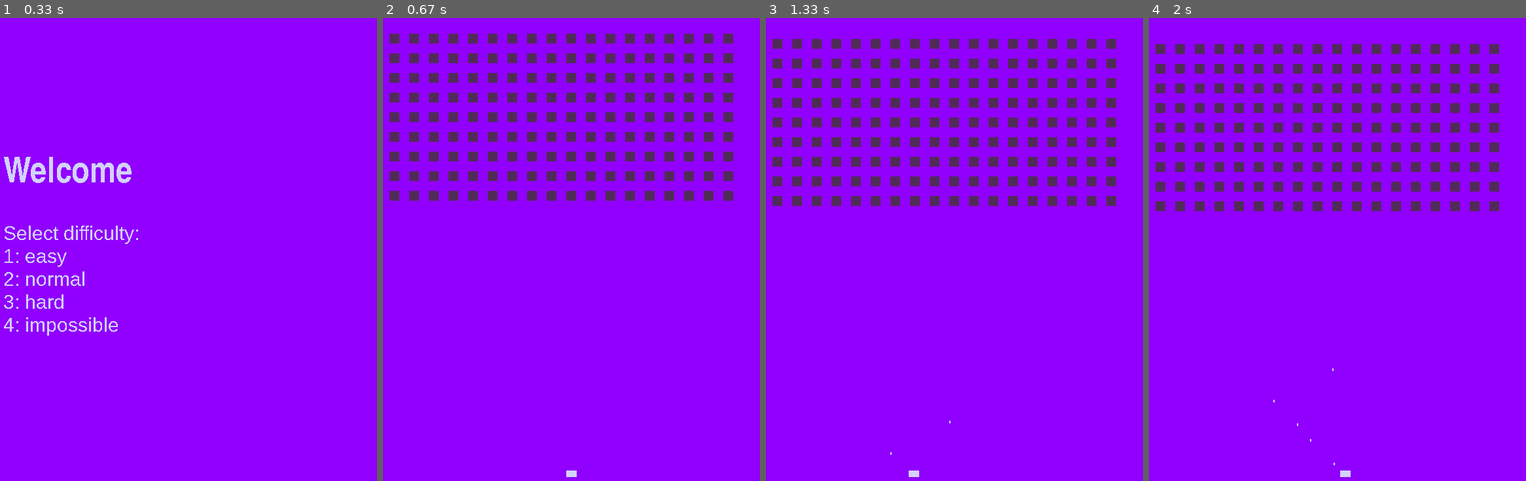
Above: before the commit, frames 1-4 (left to right).
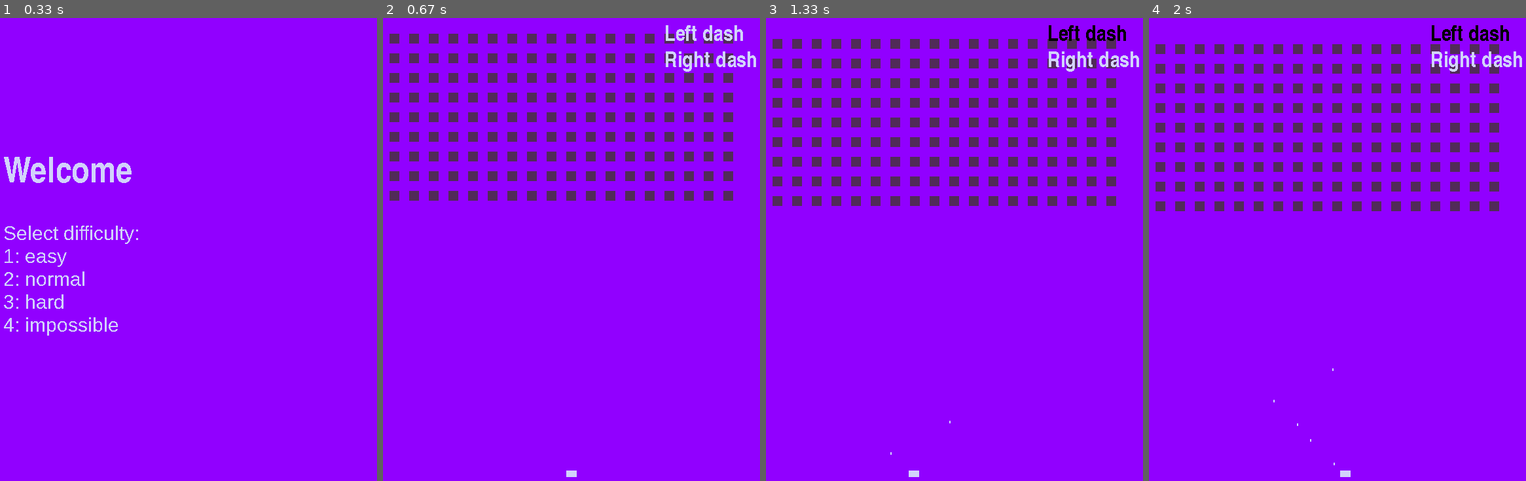
Above: after the commit, the same moments.

Repository: Denporty/PyGame_A4
Game: pygame game, started from SpaceInvaders/game.py
Same seed, same stepped clock (60 frames per second), same inputs: the game is played once before the commit and once after it.
Inputs:
- Up to frame 1 (0.33 s): no input
- Up to frame 2 (0.67 s): tap 4 at 0.33 s
- Up to frame 3 (1.33 s): tap Space at 0.67, 1.07 s; hold Q from 1 s (still down); hold Right from 1 s (still down)
- Up to frame 4 (2 s): tap Space at 1.37, 1.57, 1.87 s; release Q at 1.47 s; release Right at 1.47 s; hold Right 1.5-1.97 s

Frame 1 is identical in both runs. In frame 2, 0.7% of the frame differs, in the area x 75-99%, y 1-12%; in frame 3, 0.7%; in frame 4, 0.7%.

Commit message:
Add dash + wording dash use + wording malus

Diff:
--- a/SpaceInvaders/attack.py
+++ b/SpaceInvaders/attack.py
@@ -18,7 +18,10 @@
             pygame.draw.rect(self.game.screen,
                              variables.BLUE_BACKGROUND,
                              pygame.Rect(self.x, self.y, 8, 16))
-            self.y += -2
+            if self.game.speedRocketMalus:
+                self.y += -1
+            else:
+                self.y += -2
         elif self.game.speedRocketMalus:
             pygame.draw.rect(self.game.screen,
                              variables.BLUE_BACKGROUND,
--- a/SpaceInvaders/game.py
+++ b/SpaceInvaders/game.py
@@ -10,6 +10,7 @@
 import bonus
 import timer
 import malus
+import text
 
 
 class Game:
@@ -31,6 +32,7 @@
     bonusSpawn = False
     bonus = True
     showBonusWording = False
+    showMalusWording = False
     malusSpawn = False
     malus = True
     speedPlayerMalus = False
@@ -50,6 +52,7 @@
         bonusAppear = bonus.Bonus(self, randrange(600), 0)
         malusAppear = malus.Malus(self, randrange(600), 0)
         generator.Generator(self)
+        textSpawn = text.Text(self)
         pygame.mixer.init()
         pygame.mixer.music.load('assets/space-invaders.mp3')
         pygame.mixer.music.play(-1)
@@ -60,11 +63,8 @@
                 self.menu = True
                 self.win = True
                 if self.winSound:
-                    victory = pygame.mixer.Sound(os.path.join('assets/victory.mp3'))
-                    pygame.mixer.Sound.play(victory)
-                    pygame.mixer.music.play()
+                    pygame.mixer.Sound.play(pygame.mixer.Sound(os.path.join('assets/victory.mp3'))) and pygame.mixer.music.play()
                     self.clock.tick(0)
-
             pressed = pygame.key.get_pressed()
             if pressed[pygame.K_LEFT]:
                 if not self.speedPlayerMalus:
@@ -90,12 +90,9 @@
                     self.menu = True
                 if event.type == pygame.KEYDOWN and event.key == pygame.K_SPACE and not self.lost and not self.menu:
                     self.rockets.append(attack.Rocket(self, hero.x, hero.y))
-                    ouch = pygame.mixer.Sound(os.path.join('assets/rocket.mp3'))
-                    pygame.mixer.Sound.play(ouch)
-                    pygame.mixer.music.play()
+                    pygame.mixer.Sound.play(pygame.mixer.Sound(os.path.join('assets/rocket.mp3'))) and pygame.mixer.music.play()
                     if self.doubleRocketBonus:
                         self.rockets.append(attack.Rocket(self, hero.x + 6, hero.y))
-
             pygame.display.update()
             if not self.firstTry:
                 self.screen.fill(self.backgroundColor)
@@ -129,36 +126,45 @@
                     bonusAppear.draw()
                     if bonus:
                         bonusAppear.checkCollision(self)
+                if self.dashEnableLeft:
+                    textSpawn.displayDashWording("Left dash", variables.WHITE_BACKGROUND, 20)
+                else:
+                    textSpawn.displayDashWording("Left dash", variables.BLACK_BACKGROUND, 20)
+                if self.dashEnableRight:
+                    textSpawn.displayDashWording("Right dash", variables.WHITE_BACKGROUND, 60)
+                else:
+                    textSpawn.displayDashWording("Right dash", variables.BLACK_BACKGROUND, 60)
+                if self.showMalusWording:
+                    if self.speedPlayerMalus:
+                        textSpawn.displayMalusWording("Slow player")
+                    elif self.speedRocketMalus:
+                        textSpawn.displayMalusWording("Slow rockets")
                 if self.showBonusWording:
                     if self.bigRocketBonus:
-                        self.displayBonusWording("Big rockets")
+                        textSpawn.displayBonusWording("Big rockets")
                     elif self.speedRocketBonus:
-                        self.displayBonusWording("Rockets speed")
+                        textSpawn.displayBonusWording("Rockets speed")
                     elif self.doubleRocketBonus:
-                        self.displayBonusWording("Double rockets")
+                        textSpawn.displayBonusWording("Double rockets")
                     else:
-                        self.displayBonusWording("Invaders go back")
-
+                        textSpawn.displayBonusWording("Invaders go back")
             if self.menu:
-                randomBackground = [variables.GREEN_BACKGROUND, variables.PURPLE_BACKGROUND, variables.RED_BACKGROUND,
-                                    variables.BLUE_BACKGROUND, variables.ORANGE_BACKGROUND]
+                randomBackground = [variables.GREEN_BACKGROUND, variables.PURPLE_BACKGROUND, variables.RED_BACKGROUND, variables.BLUE_BACKGROUND, variables.ORANGE_BACKGROUND]
                 if self.firstWhile:
                     self.screen.fill(random.choice(randomBackground))
                     self.firstWhile = False
                 if self.win:
                     self.screen.fill(variables.GREEN_BACKGROUND)
-                    self.displayText("GG! Thanks for playing", 260)
-                    self.displaySubtitle("Relaunch project for replay", 360)
+                    textSpawn.displayText("GG! Thanks for playing", 260)
+                    textSpawn.displaySubtitle("Relaunch project for replay", 360)
                     self.winSound = True
-
                 elif self.firstTry:
-                    self.displayText("Welcome", 220)
-                    self.displaySubtitle("Select difficulty:", 320)
-                    self.displaySubtitle("1: easy", 355)
-                    self.displaySubtitle("2: normal", 390)
-                    self.displaySubtitle("3: hard", 425)
-                    self.displaySubtitle("4: impossible", 460)
-                    pressed = pygame.key.get_pressed()
+                    textSpawn.displayText("Welcome", 220)
+                    textSpawn.displaySubtitle("Select difficulty:", 320)
+                    textSpawn.displaySubtitle("1: easy", 355)
+                    textSpawn.displaySubtitle("2: normal", 390)
+                    textSpawn.displaySubtitle("3: hard", 425)
+                    textSpawn.displaySubtitle("4: impossible", 460)
                     if pressed[pygame.K_1]:
                         self.menu = False
                         self.firstTry = False
@@ -179,31 +185,12 @@
                         self.firstTry = False
                         self.difficulty = 4
                         self.backgroundColor = variables.PURPLE_BACKGROUND
-
                 else:
                     self.screen.fill(variables.RED_BACKGROUND)
-                    self.displayText("Game Over", 220)
-                    self.displaySubtitle("The invaders have got you", 320)
-                    self.displaySubtitle("Relaunch project for replay", 355)
+                    textSpawn.displayText("Game Over", 220)
+                    textSpawn.displaySubtitle("The invaders have got you", 320)
+                    textSpawn.displaySubtitle("Relaunch project for replay", 355)
                 pygame.display.update()
-
-    def displayText(self, text, height):
-        pygame.font.init()
-        font = pygame.font.SysFont('impact', 50)
-        textsurface = font.render(text, False, variables.WHITE_BACKGROUND)
-        self.screen.blit(textsurface, (25, height))
-
-    def displaySubtitle(self, text, height):
-        pygame.font.init()
-        font = pygame.font.SysFont('Arial', 30)
-        textsurface = font.render(text, False, variables.WHITE_BACKGROUND)
-        self.screen.blit(textsurface, (25, height))
-
-    def displayBonusWording(self, text):
-        pygame.font.init()
-        font = pygame.font.SysFont('impact', 30)
-        textsurface = font.render(text, False, variables.WHITE_BACKGROUND)
-        self.screen.blit(textsurface, (25, 20))
 
 
 game = Game()
--- a/SpaceInvaders/malus.py
+++ b/SpaceInvaders/malus.py
@@ -36,5 +36,6 @@
                     ouch = pygame.mixer.Sound(os.path.join('assets/malus.mp3'))
                     pygame.mixer.Sound.play(ouch)
                     pygame.mixer.music.play()
+                    game.showMalusWording = True
                     game.malus = False
                 self.color = variables.RED_BACKGROUND
--- /dev/null
+++ b/SpaceInvaders/text.py
@@ -0,0 +1,37 @@
+import pygame
+import variables
+
+
+class Text:
+    def __init__(self, game):
+        self.game = game
+
+    def displayText(self, text, height):
+        pygame.font.init()
+        font = pygame.font.SysFont('impact', 50)
+        textsurface = font.render(text, False, variables.WHITE_BACKGROUND)
+        self.game.screen.blit(textsurface, (25, height))
+
+    def displaySubtitle(self, text, height):
+        pygame.font.init()
+        font = pygame.font.SysFont('Arial', 30)
+        textsurface = font.render(text, False, variables.WHITE_BACKGROUND)
+        self.game.screen.blit(textsurface, (25, height))
+
+    def displayBonusWording(self, text):
+        pygame.font.init()
+        font = pygame.font.SysFont('impact', 30)
+        textsurface = font.render(text, False, variables.WHITE_BACKGROUND)
+        self.game.screen.blit(textsurface, (25, 20))
+
+    def displayMalusWording(self, text):
+        pygame.font.init()
+        font = pygame.font.SysFont('impact', 30)
+        textsurface = font.render(text, False, variables.BLACK_BACKGROUND)
+        self.game.screen.blit(textsurface, (25, 60))
+
+    def displayDashWording(self, text, color, height):
+        pygame.font.init()
+        font = pygame.font.SysFont('impact', 30)
+        textsurface = font.render(text, False, color)
+        self.game.screen.blit(textsurface, (450, height))
